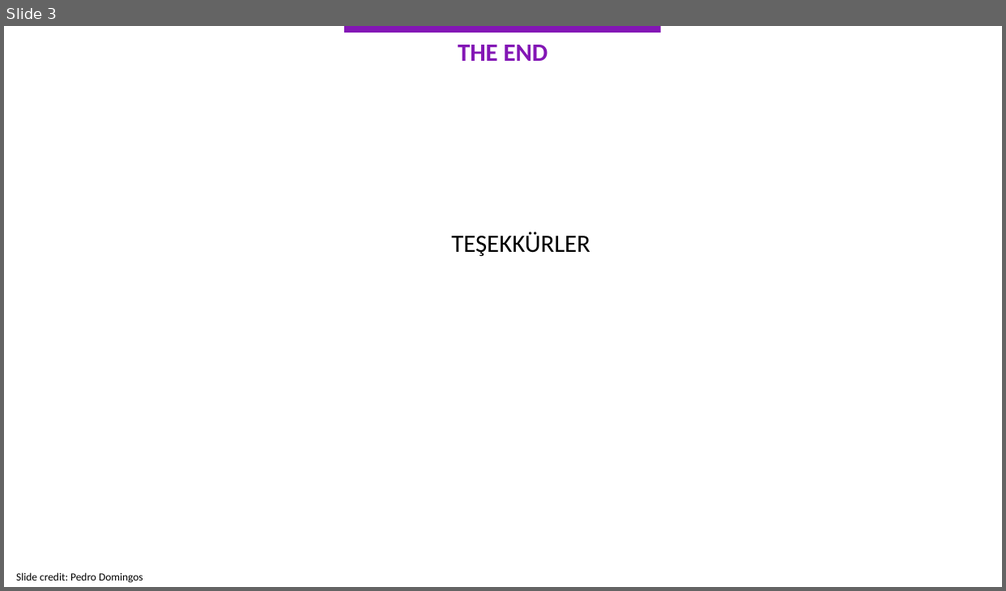
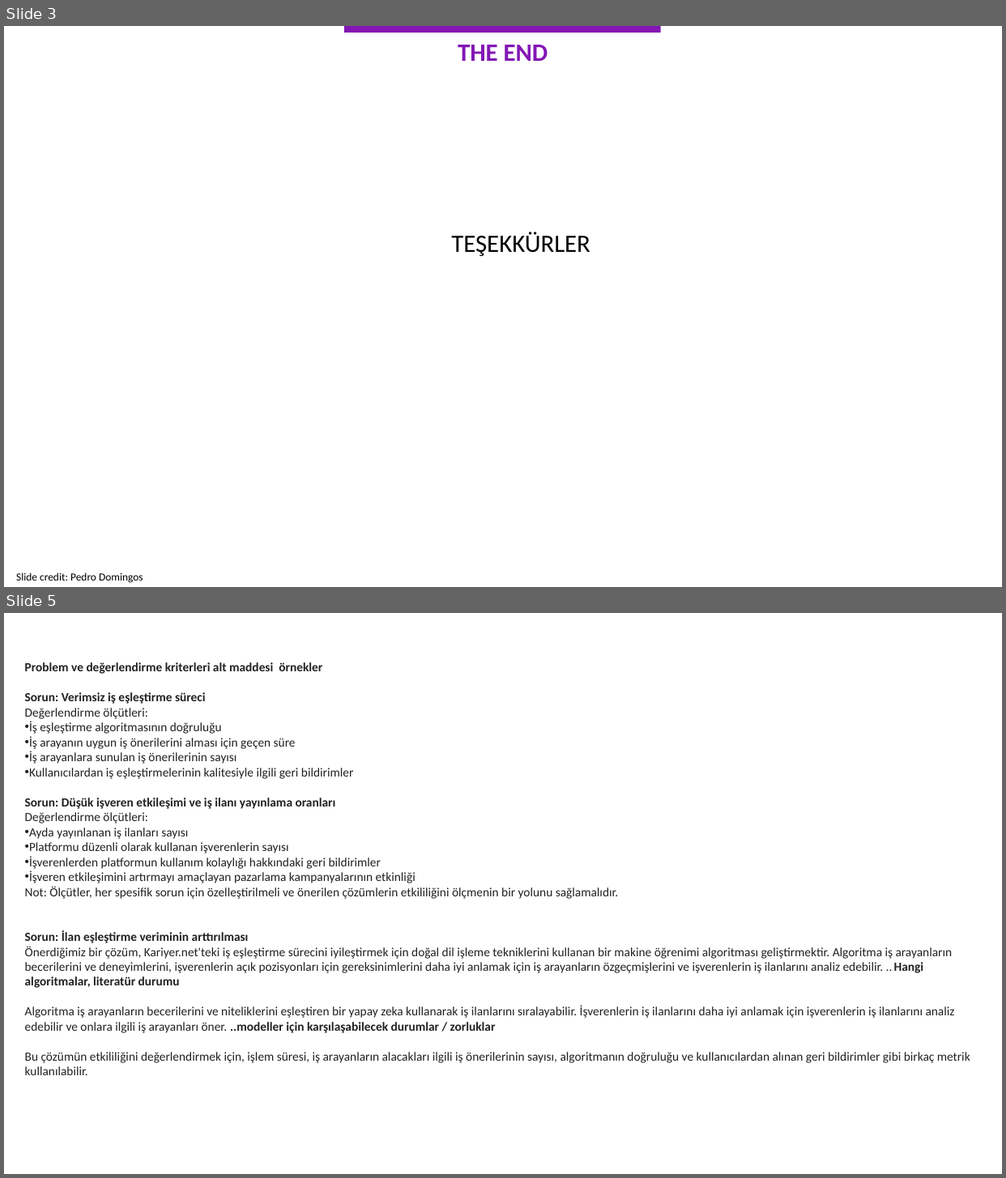
Before and after one commit to kemalcankara/anlp2023, a slide deck: Slides/4.KRY-ANLP_11Mayis.pptx. Shown one above the other, each under a label of ours: slide 3 before the commit, slides 3 and 5 after it; the slides between them are not shown. The pictures are 1006x591 and 1006x1178 pixels, drawn with LibreOffice and Linux fonts; fonts in the diff are those of the drawing. Boxes give left, top, right and bottom in pixels: in the first picture for what was removed or moved away, otherwise in the second. Text is boxed around its words. In the diff, an @@ line names an element or a change of style, - is before the commit and + after.

```diff
--- a/Slides/4.KRY-ANLP_11Mayis.pptx
+++ b/Slides/4.KRY-ANLP_11Mayis.pptx
@@ slide 5 added at box(4, 613, 1002, 1174), background #FFFFFF @@
@@ text added at box(25, 662, 970, 1076), 12 pt, text #212121 @@
+Problem ve değerlendirme kriterleri alt maddesi örnekler
+Sorun: Verimsiz iş eşleştirme süreci
+Değerlendirme ölçütleri:
+• İş eşleştirme algoritmasının doğruluğu
+• İş arayanın uygun iş önerilerini alması için geçen süre
+• İş arayanlara sunulan iş önerilerinin sayısı
+• Kullanıcılardan iş eşleştirmelerinin kalitesiyle ilgili geri bildirimler
+Sorun: Düşük işveren etkileşimi ve iş ilanı yayınlama oranları
+Değerlendirme ölçütleri:
+• Ayda yayınlanan iş ilanları sayısı
+• Platformu düzenli olarak kullanan işverenlerin sayısı
+• İşverenlerden platformun kullanım kolaylığı hakkındaki geri bildirimler
+• İşveren etkileşimini artırmayı amaçlayan pazarlama kampanyalarının etkinliği
+Not: Ölçütler, her spesifik sorun için özelleştirilmeli ve önerilen çözümlerin etkililiğini ölçmenin bir yolunu sağlamalıdır.
+Sorun: İlan eşleştirme veriminin arttırılması
+Önerdiğimiz bir çözüm, Kariyer.net'teki iş eşleştirme sürecini iyileştirmek için doğal dil işleme tekniklerini kullanan bir makine öğrenimi algoritması geliştirmektir. Algoritma iş arayanların becerilerini ve deneyimlerini, işverenlerin açık pozisyonları için gereksinimlerini daha iyi anlamak için iş arayanların özgeçmişlerini ve işverenlerin iş ilanlarını analiz edebilir. ..Hangi algoritmalar, literatür durumu
+Algoritma iş arayanların becerilerini ve niteliklerini eşleştiren bir yapay zeka kullanarak iş ilanlarını sıralayabilir. İşverenlerin iş ilanlarını daha iyi anlamak için işverenlerin iş ilanlarını analiz edebilir ve onlara ilgili iş arayanları öner. ..modeller için karşılaşabilecek durumlar / zorluklar
+Bu çözümün etkililiğini değerlendirmek için, işlem süresi, iş arayanların alacakları ilgili iş önerilerinin sayısı, algoritmanın doğruluğu ve kullanıcılardan alınan geri bildirimler gibi birkaç metrik kullanılabilir.
```
Also in this commit, not shown: 1 other slide added.
